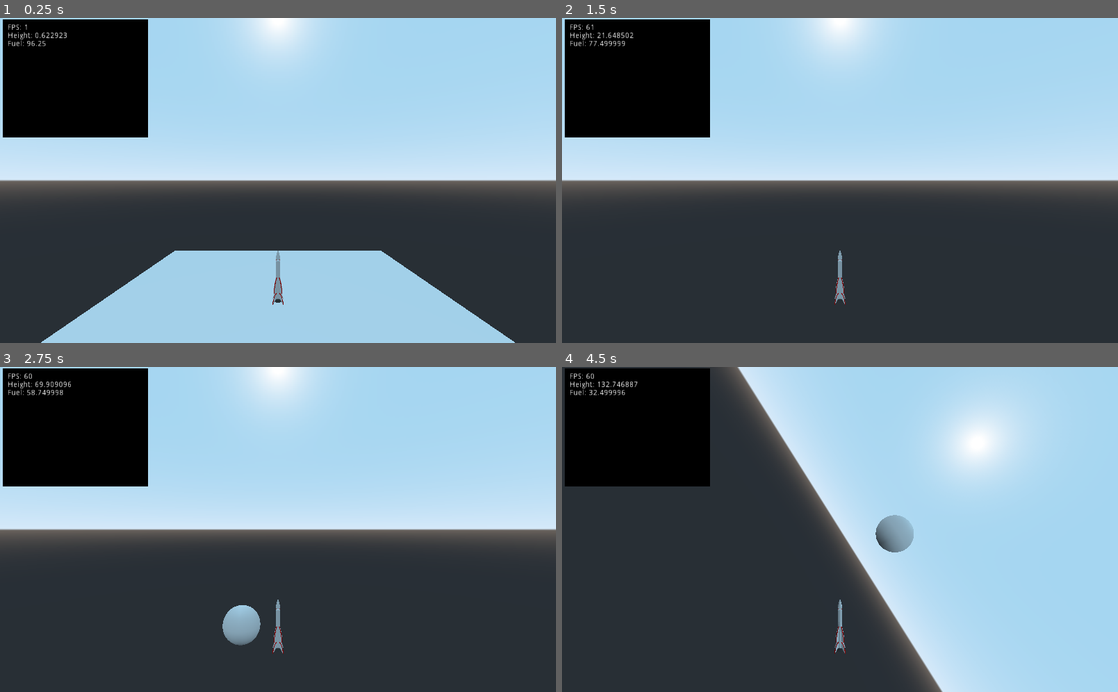
Above: before the commit, frames 1-4 (two rows, left to right).
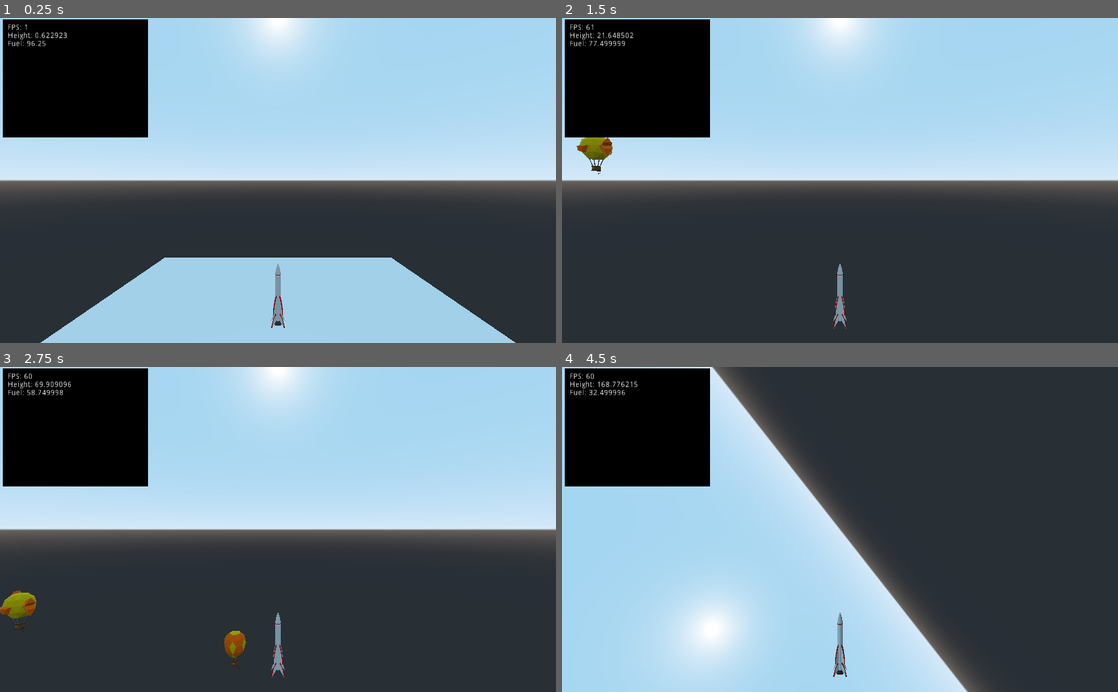
Above: after the commit, the same moments.

Repository: mvpggez/RockIt
Game: Godot game, scene res://Scene/World/earth.tscn
Same seed, same stepped clock (60 frames per second), same inputs: the game is played once before the commit and once after it. The project has no main scene, so this scene is started directly.
Inputs:
- Up to frame 1 (0.25 s): no input
- Up to frame 2 (1.5 s): no input
- Up to frame 3 (2.75 s): no input
- Up to frame 4 (4.5 s): no input

The runs differ from the first frame. In frame 1, 1.1% of the frame differs, in the area x 7-93%, y 71-100%; in frame 2, 0.6%; in frame 3, 1.5%; in frame 4, 89%, in the area x 0-100%, y 0-100%.

Commit message:
Added ballon-obstacles

Diff:
--- /dev/null
+++ b/Scene/World/Obstacle/ballon00.tscn
@@ -0,0 +1,19 @@
+[gd_scene load_steps=4 format=2]
+
+[ext_resource path="res://Asset/Obstacle/balloon00.gltf" type="PackedScene" id=1]
+
+[sub_resource type="SphereShape" id=1]
+
+[sub_resource type="BoxShape" id=2]
+extents = Vector3( 0.232286, 0.664132, 0.264065 )
+
+[node name="Obstacle" type="StaticBody"]
+
+[node name="Scene Root" parent="." instance=ExtResource( 1 )]
+
+[node name="CollisionShape" type="CollisionShape" parent="."]
+shape = SubResource( 1 )
+
+[node name="CollisionShape2" type="CollisionShape" parent="."]
+transform = Transform( 0.941308, 0, -0.337549, 0, 1, 0, 0.337549, 0, 0.941308, 0, -1.40281, 0 )
+shape = SubResource( 2 )
--- /dev/null
+++ b/Scene/World/Obstacle/ballon01.tscn
@@ -0,0 +1,19 @@
+[gd_scene load_steps=4 format=2]
+
+[ext_resource path="res://Asset/Obstacle/balloon01.gltf" type="PackedScene" id=1]
+
+[sub_resource type="SphereShape" id=1]
+
+[sub_resource type="BoxShape" id=2]
+extents = Vector3( 0.232286, 0.664132, 0.264065 )
+
+[node name="Obstacle" type="StaticBody"]
+
+[node name="Scene Root2" parent="." instance=ExtResource( 1 )]
+
+[node name="CollisionShape" type="CollisionShape" parent="."]
+shape = SubResource( 1 )
+
+[node name="CollisionShape2" type="CollisionShape" parent="."]
+transform = Transform( 0.941308, 0, -0.337549, 0, 1, 0, 0.337549, 0, 0.941308, 0, -1.40281, 0 )
+shape = SubResource( 2 )
--- a/Scene/World/earth.tscn
+++ b/Scene/World/earth.tscn
@@ -7,7 +7,8 @@
 [ext_resource path="res://Scene/World/Rocket/Booster/Booster00.tscn" type="PackedScene" id=5]
 [ext_resource path="res://Scene/UI/debug.tscn" type="PackedScene" id=6]
 [ext_resource path="res://Scene/World/Obstacle/ObstacleSpawner.tscn" type="PackedScene" id=7]
-[ext_resource path="res://Scene/World/Obstacle/Placeholder.tscn" type="PackedScene" id=8]
+[ext_resource path="res://Scene/World/Obstacle/ballon00.tscn" type="PackedScene" id=8]
+[ext_resource path="res://Scene/World/Obstacle/ballon01.tscn" type="PackedScene" id=9]
 
 [sub_resource type="BoxShape" id=1]
 extents = Vector3( 20, 2, 20 )
@@ -35,7 +36,7 @@
 default_booster = ExtResource( 5 )
 
 [node name="Camera2" type="Camera" parent="Rocket"]
-transform = Transform( 1, 0, 0, 0, 1, 0, 0, 0, 1, 0, 13.0434, 24.9969 )
+transform = Transform( 1, 0, 0, 0, 1, 0, 0, 0, 1, 0, 13.0434, 21.087 )
 current = true
 size = 10.0
 
@@ -44,3 +45,7 @@
 [node name="ObstacleSpawner" parent="." instance=ExtResource( 7 )]
 max_count = 1
 obstacle_resource = ExtResource( 8 )
+
+[node name="ObstacleSpawner2" parent="." instance=ExtResource( 7 )]
+max_count = 1
+obstacle_resource = ExtResource( 9 )
Not shown: 1 places in Scene/World/earth.tscn that only renumber resources
